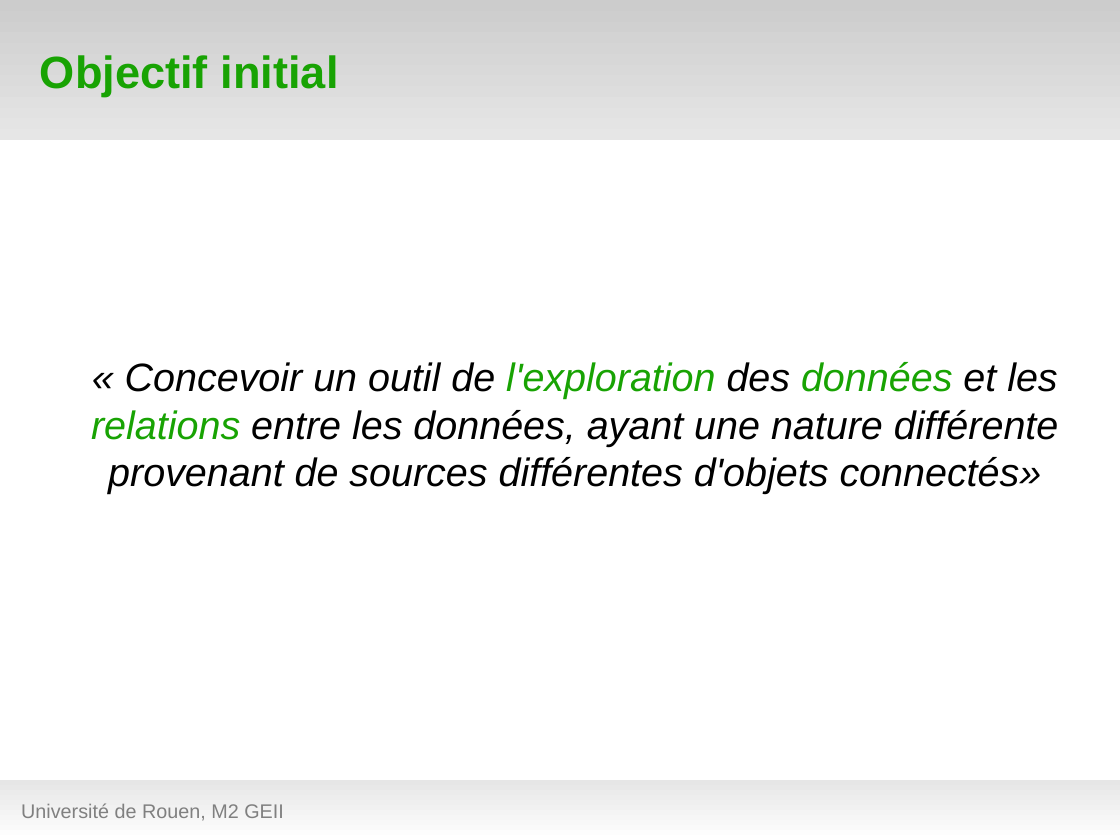
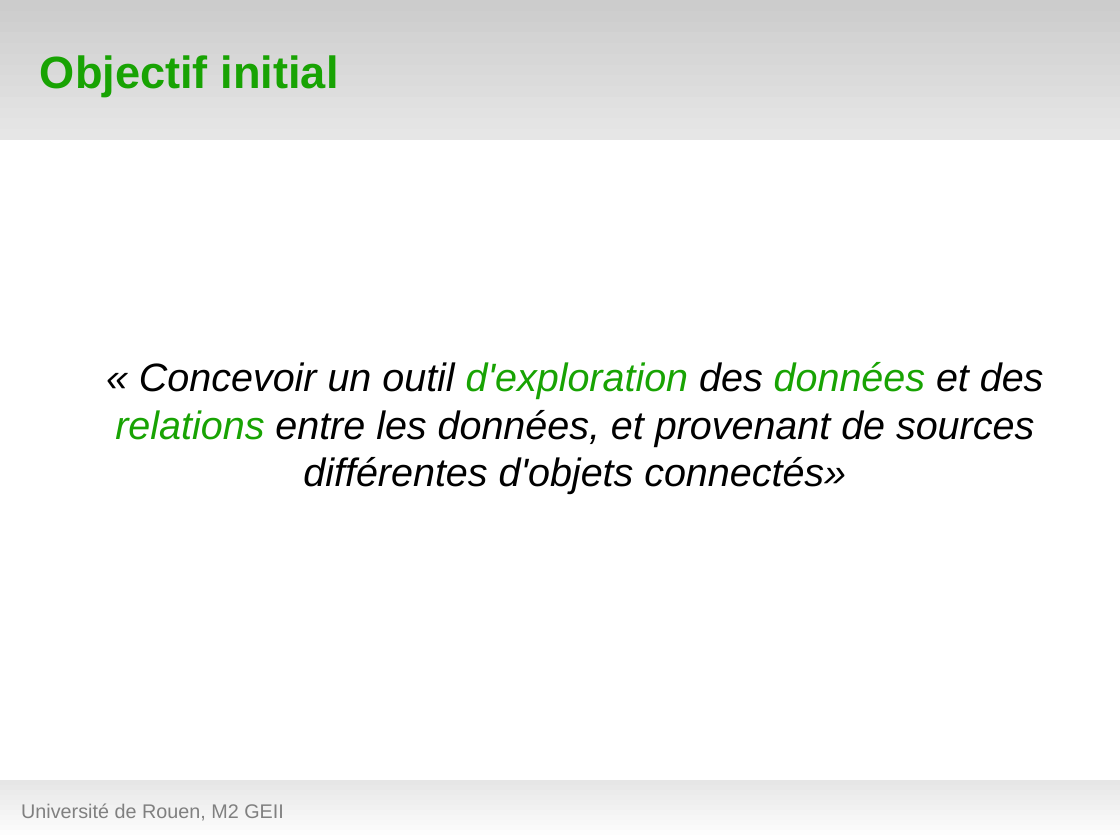
Before and after one commit to hanzenok/dataexp, a slide deck: slide 7 of presentation/test_green8.odp. Drawn at 1120x840 pixels with LibreOffice and Linux fonts; fonts in the diff are those of the drawing; background and template pictures are left out. Boxes give left, top, right and bottom in pixels: in the first picture for what was removed or moved away, otherwise in the second. Text is boxed around its words. In the diff, an @@ line names an element or a change of style, - is before the commit and + after.

```diff
--- a/presentation/test_green8.odp
+++ b/presentation/test_green8.odp
@@ text at (115,362,1044,494): text changed @@
-« Concevoir un outil de l'exploration des données et les relations entre les données, ayant une nature différente provenant de sources différentes d'objets connectés»
+« Concevoir un outil d'exploration des données et des relations entre les données, et provenant de sources différentes d'objets connectés»
```
Also in this commit, not shown: 12 other slides changed, 7 other files.
